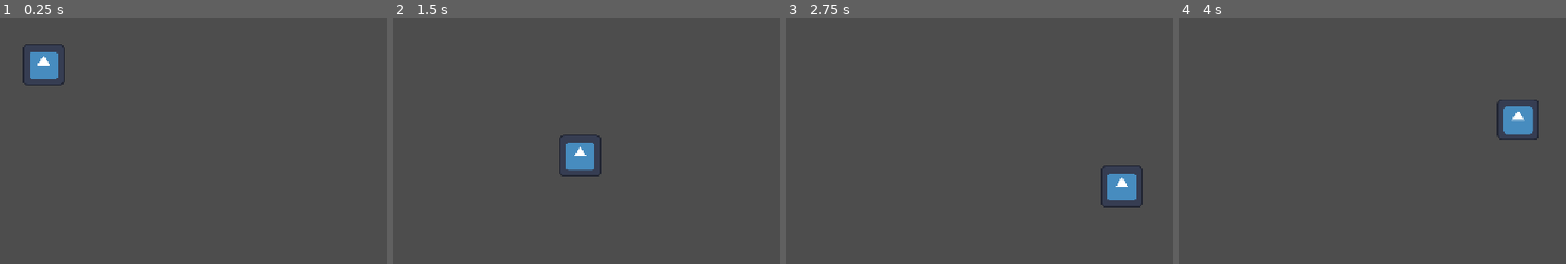
Above: before the commit, frames 1-4 (left to right).
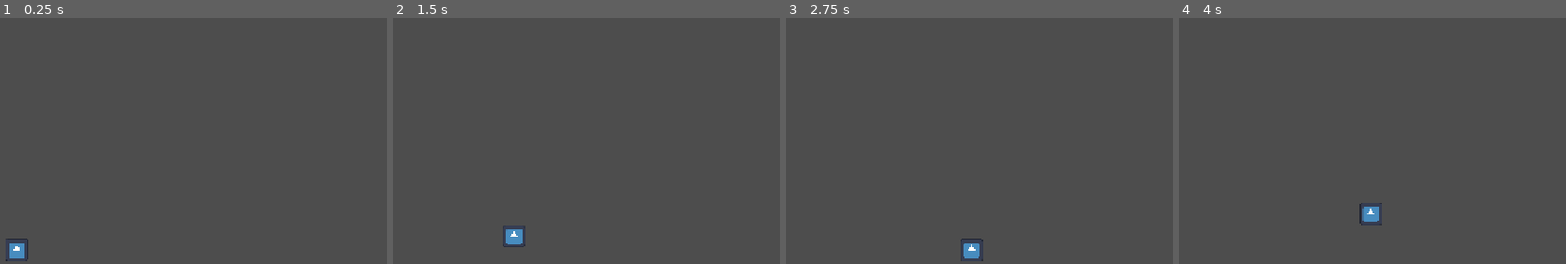
Above: after the commit, the same moments.

Repository: Maxington20/celeste-clone
Game: Godot game, scene res://scenes/levels/test_level.tscn
Same seed, same stepped clock (60 frames per second), same inputs: the game is played once before the commit and once after it. The project has no main scene, so this scene is started directly. The engine's default icon, where the game draws it, is replaced by a stand-in: a white triangle on a blue panel in a dark square.
Inputs:
- Up to frame 1 (0.25 s): no input
- Up to frame 2 (1.5 s): hold D (move_right) from 0.53 s (still down); tap Shift (dash) at 0.6, 1.35 s; tap Space (jump) at 0.77 s
- Up to frame 3 (2.75 s): tap Space (jump) at 1.52 s; release D (move_right) at 2.03 s; hold A (move_left) from 2.03 s (still down); tap Shift (dash) at 2.1 s
- Up to frame 4 (4 s): release A (move_left) at 2.78 s; hold D (move_right) from 2.78 s (still down); tap Shift (dash) at 2.85, 3.6 s; tap Space (jump) at 3.02, 3.77 s

The runs differ from the first frame. In frame 1, 1.3% of the frame differs, in the area x 1-17%, y 10-99%; in frame 2, 1.4%; in frame 3, 1.4%; in frame 4, 1.5%, in the area x 46-93%, y 33-85%.

Commit message:
exit level stump created.

Diff:
--- a/project.godot
+++ b/project.godot
@@ -16,6 +16,8 @@
 
 [display]
 
+window/size/viewport_width=1280
+window/size/viewport_height=720
 window/stretch/mode="canvas_items"
 window/stretch/aspect="expand"
 
--- /dev/null
+++ b/scenes/goodies/end_level_door.gd
@@ -0,0 +1,6 @@
+extends Area2D
+
+signal exit_to_next_level(body: Node2D)
+
+func _on_body_entered(body: Node2D) -> void:
+	exit_to_next_level.emit(body)
--- /dev/null
+++ b/scenes/goodies/end_level_door.tscn
@@ -0,0 +1,15 @@
+[gd_scene format=3 uid="uid://bjki4ggea7ncg"]
+
+[ext_resource type="Script" uid="uid://bp7o7cv0xf5o1" path="res://scenes/goodies/end_level_door.gd" id="1_ksn3h"]
+
+[sub_resource type="RectangleShape2D" id="RectangleShape2D_jvmx5"]
+
+[node name="EndLevelDoor" type="Area2D" unique_id=1344880817]
+scale = Vector2(1, 2.0799994)
+script = ExtResource("1_ksn3h")
+
+[node name="CollisionShape2D" type="CollisionShape2D" parent="." unique_id=502783954]
+shape = SubResource("RectangleShape2D_jvmx5")
+debug_color = Color(0.3783598, 0.1670847, 0.0931273, 0.41960785)
+
+[connection signal="body_entered" from="." to="." method="_on_body_entered"]
--- a/scenes/levels/test_level.gd
+++ b/scenes/levels/test_level.gd
@@ -3,3 +3,7 @@
 
 func _on_hazard_body_hit_hazard(body: Node2D) -> void:
 	get_tree().call_deferred("reload_current_scene")
+
+
+func _on_end_level_door_exit_to_next_level(body: Node2D) -> void:
+	print("yay! onto the next level")
--- a/scenes/levels/test_level.tscn
+++ b/scenes/levels/test_level.tscn
@@ -3,6 +3,7 @@
 [ext_resource type="Script" uid="uid://cr5cpxxyjxslm" path="res://scenes/levels/test_level.gd" id="1_fr1um"]
 [ext_resource type="PackedScene" uid="uid://d3cx758c7e1mg" path="res://scenes/player/player.tscn" id="1_jbqir"]
 [ext_resource type="PackedScene" uid="uid://dlx317q6sjdvo" path="res://scenes/hazards/hazard.tscn" id="2_yautc"]
+[ext_resource type="PackedScene" uid="uid://bjki4ggea7ncg" path="res://scenes/goodies/end_level_door.tscn" id="4_v45ci"]
 
 [sub_resource type="PhysicsMaterial" id="PhysicsMaterial_mp7tn"]
 
@@ -15,33 +16,50 @@
 [node name="TestLevel" type="Node2D" unique_id=1559134291]
 script = ExtResource("1_fr1um")
 
+[node name="Camera2D" type="Camera2D" parent="." unique_id=603920288]
+zoom = Vector2(0.6, 0.6)
+
 [node name="Player" parent="." unique_id=114236942 instance=ExtResource("1_jbqir")]
-position = Vector2(67, 309)
+position = Vector2(-1019, 559)
 
 [node name="Ground" type="StaticBody2D" parent="." unique_id=1489327332]
+position = Vector2(-766, 596)
 physics_material_override = SubResource("PhysicsMaterial_mp7tn")
 
 [node name="CollisionShape2D" type="CollisionShape2D" parent="Ground" unique_id=1070763624]
-position = Vector2(302.125, 565)
+shape = SubResource("RectangleShape2D_jvmx5")
+debug_color = Color(0.39442292, 0.20223829, 0.021060862, 0.41960785)
+
+[node name="Ground2" type="StaticBody2D" parent="." unique_id=2045866499]
+position = Vector2(125.99997, 544)
+scale = Vector2(0.23999816, 1)
+physics_material_override = SubResource("PhysicsMaterial_mp7tn")
+
+[node name="CollisionShape2D" type="CollisionShape2D" parent="Ground2" unique_id=321696597]
 shape = SubResource("RectangleShape2D_jvmx5")
 debug_color = Color(0.39442292, 0.20223829, 0.021060862, 0.41960785)
 
 [node name="LeftWall" type="StaticBody2D" parent="." unique_id=594720408]
+position = Vector2(-191, 272)
+scale = Vector2(1, 0.3200006)
 
 [node name="CollisionShape2D" type="CollisionShape2D" parent="LeftWall" unique_id=1194110788]
-position = Vector2(9, 281)
 shape = SubResource("RectangleShape2D_ljn2g")
 debug_color = Color(0.3372549, 0.25882354, 0.18039216, 1)
 
 [node name="RightWall" type="StaticBody2D" parent="." unique_id=1095134074]
-position = Vector2(585, 0)
+position = Vector2(-637, -209)
 
 [node name="CollisionShape2D" type="CollisionShape2D" parent="RightWall" unique_id=1967990596]
-position = Vector2(9, 281)
+position = Vector2(189, 530)
 shape = SubResource("RectangleShape2D_ljn2g")
 debug_color = Color(0.3372549, 0.25882354, 0.18039216, 1)
 
 [node name="Hazard" parent="." unique_id=246995794 instance=ExtResource("2_yautc")]
-position = Vector2(192, 553)
+position = Vector2(-792, 584.00006)
+
+[node name="EndLevelDoor" parent="." unique_id=1344880817 instance=ExtResource("4_v45ci")]
+position = Vector2(131, 519)
 
 [connection signal="body_hit_hazard" from="Hazard" to="." method="_on_hazard_body_hit_hazard"]
+[connection signal="exit_to_next_level" from="EndLevelDoor" to="." method="_on_end_level_door_exit_to_next_level"]
--- a/scenes/player/player.gd
+++ b/scenes/player/player.gd
@@ -2,9 +2,9 @@
 
 
 const GRAVITY := 1000.0
-const SPEED := 200.0
+const SPEED := 350.0
 const JUMP_VELOCITY := -600.0
-const ACCELERATION := 150
+const ACCELERATION := 200
 const DECELERATION := 1500
 const AIR_ACCELERATION := 1500.0
 const GROUND_DECELERATION := 2000.0
Not shown, added: scenes/goodies/end_level_door.gd.uid
